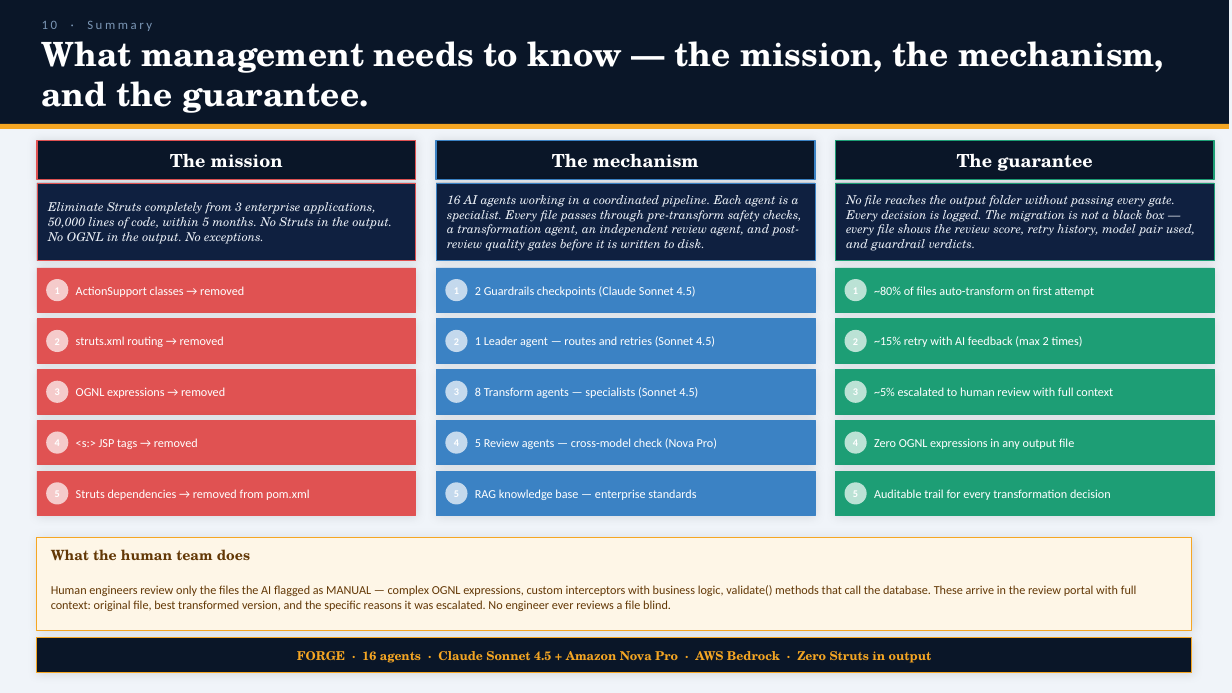
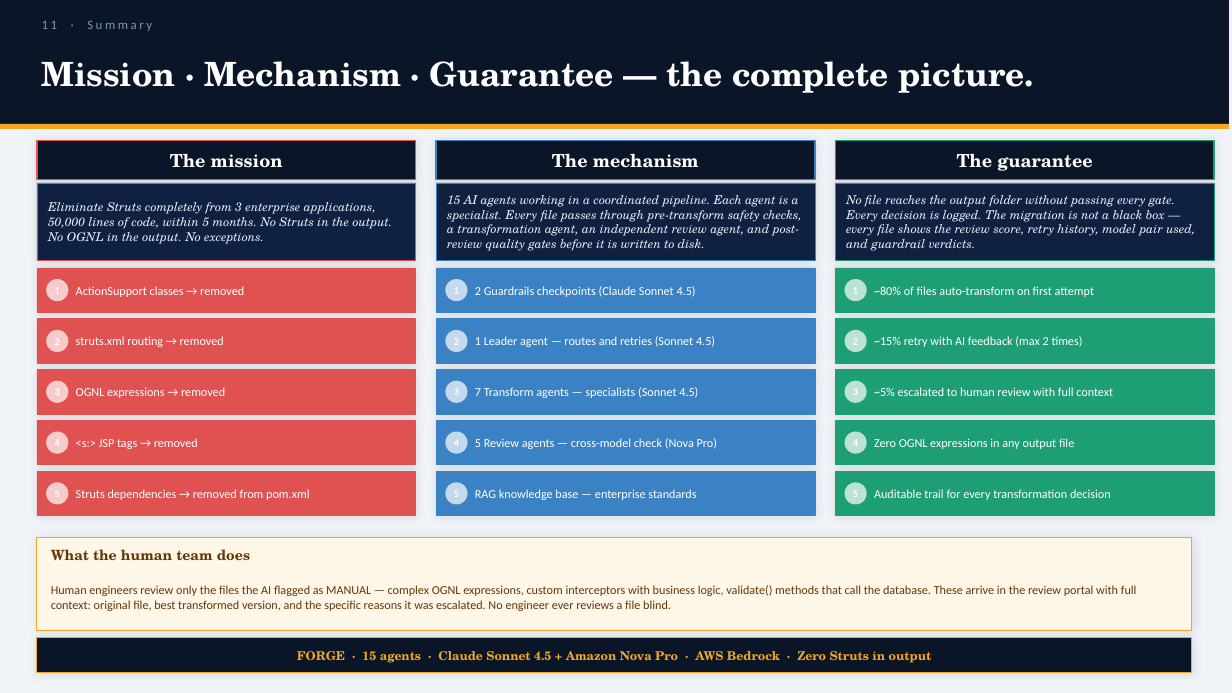
Before and after one commit to anche-raja/misc, a slide deck: slide 13 of FORGE-AgentDeepDive.pptx (slide 10 before the commit). Drawn at 1232x693 pixels with LibreOffice and Linux fonts; fonts in the diff are those of the drawing. Boxes give left, top, right and bottom in pixels: in the first picture for what was removed or moved away, otherwise in the second. Text is boxed around its words. In the diff, an @@ line names an element or a change of style, - is before the commit and + after.

```diff
--- a/FORGE-AgentDeepDive.pptx
+++ b/FORGE-AgentDeepDive.pptx
@@ text at bbox=[42, 21, 152, 31]: text changed @@
-10 · Summary
+11 · Summary
@@ text at bbox=[42, 61, 1034, 93]: text changed @@
-What management needs to know — the mission, the mechanism, and the guarantee.
+Mission · Mechanism · Guarantee — the complete picture.
@@ text at bbox=[447, 195, 802, 251]: text changed @@
-16 AI agents working in a coordinated pipeline. Each agent is a specialist. Every file passes through pre-transform safety checks, a transformation agent, an independent review agent, and post-review quality gates before it is written to disk.
+15 AI agents working in a coordinated pipeline. Each agent is a specialist. Every file passes through pre-transform safety checks, a transformation agent, an independent review agent, and post-review quality gates before it is written to disk.
@@ text at bbox=[475, 387, 698, 398]: text changed @@
-8 Transform agents — specialists (Sonnet 4.5)
+7 Transform agents — specialists (Sonnet 4.5)
@@ text at bbox=[297, 651, 932, 663]: text changed @@
-FORGE · 16 agents · Claude Sonnet 4.5 + Amazon Nova Pro · AWS Bedrock · Zero Struts in output
+FORGE · 15 agents · Claude Sonnet 4.5 + Amazon Nova Pro · AWS Bedrock · Zero Struts in output
```
Also in this commit, not shown: 8 other slides changed, 4 slides added, 1 slide removed.
